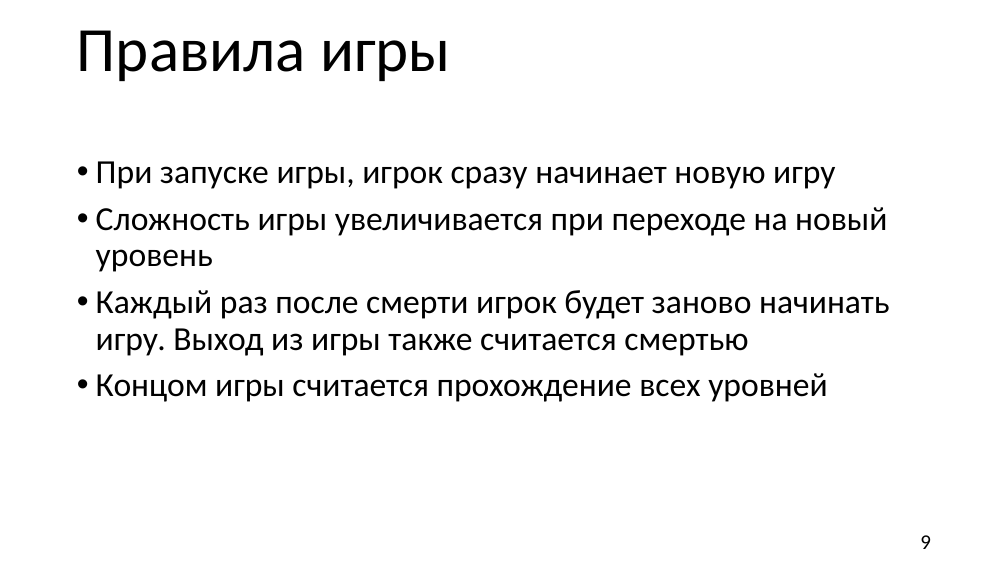
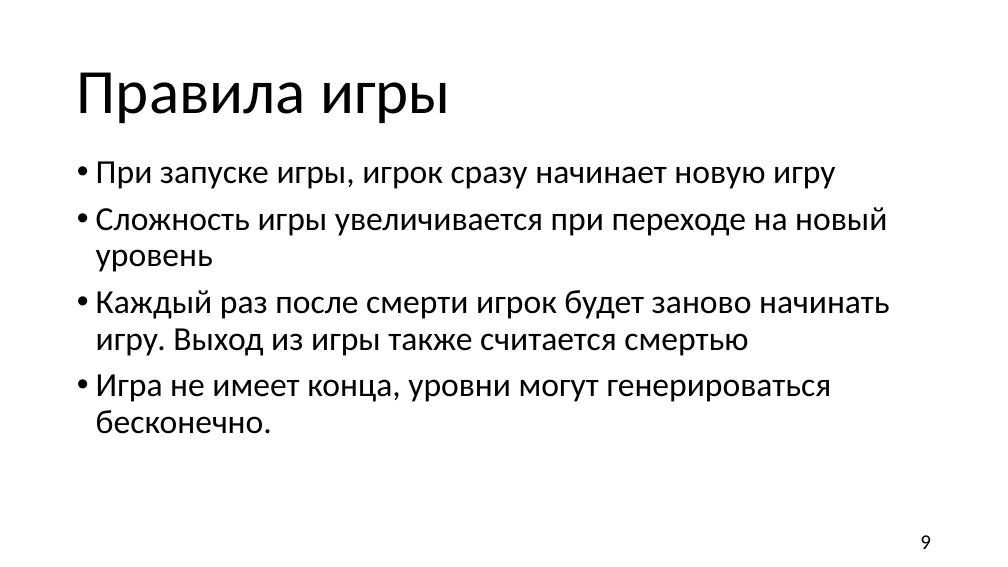
Before and after one commit to TiltInteractive/The-game-Resperation-, a slide deck: slide 9 of Б9121-09.03.03пикд_команда_4_презентация.pptx. Drawn at 1008x567 pixels with LibreOffice and Linux fonts; fonts in the diff are those of the drawing; background and template pictures are left out. Boxes give left, top, right and bottom in pixels: in the first picture for what was removed or moved away, otherwise in the second. Text is boxed around its words. In the diff, an @@ line names an element or a change of style, - is before the commit and + after.

```diff
--- a/Б9121-09.03.03пикд_команда_4_презентация.pptx
+++ b/Б9121-09.03.03пикд_команда_4_презентация.pptx
@@ title "Правила игры": place and size @@
-title "Правила игры" at [77, 30, 451, 81]
+title "Правила игры" at [77, 72, 451, 123]
@@ text at [96, 374, 832, 434]: text changed @@
-• Концом игры считается прохождение всех уровней
+• Игра не имеет конца, уровни могут генерироваться бесконечно.
```
Also in this commit, not shown: 7 other slides changed, 2 slides removed, 1 other file.
